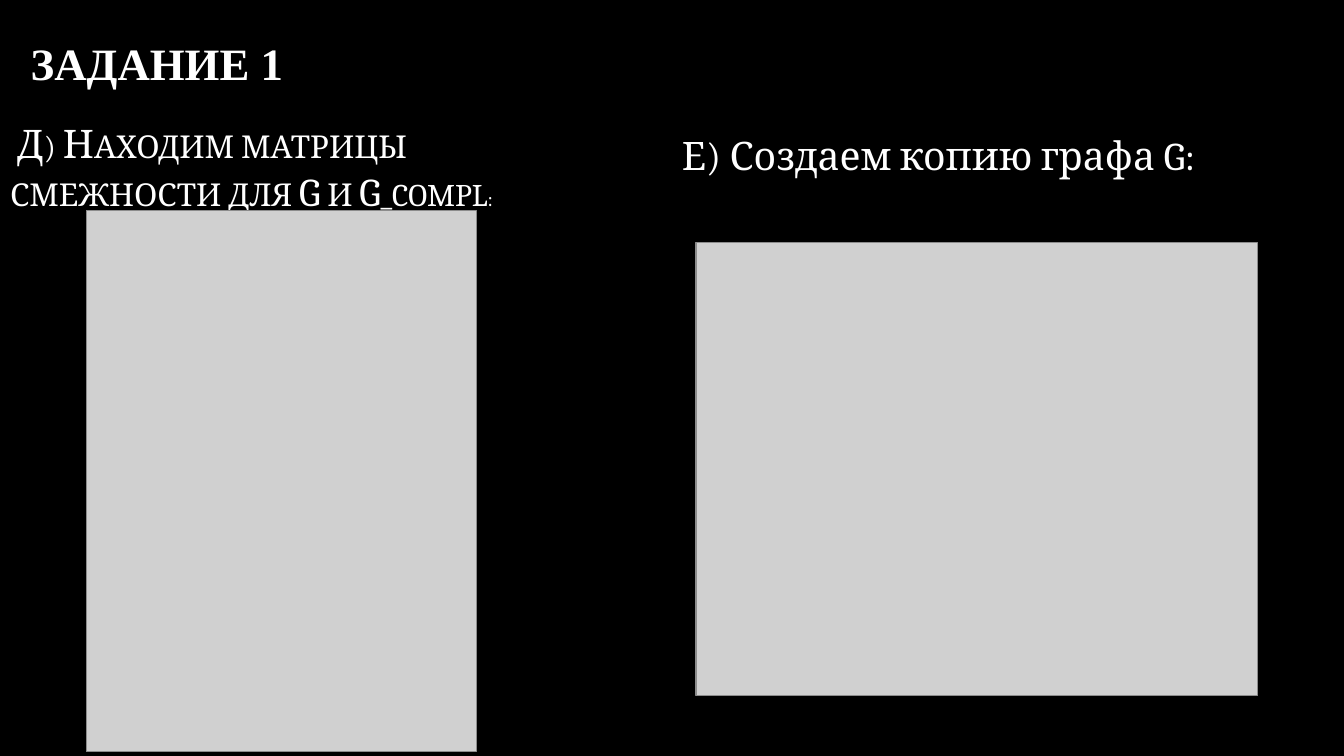
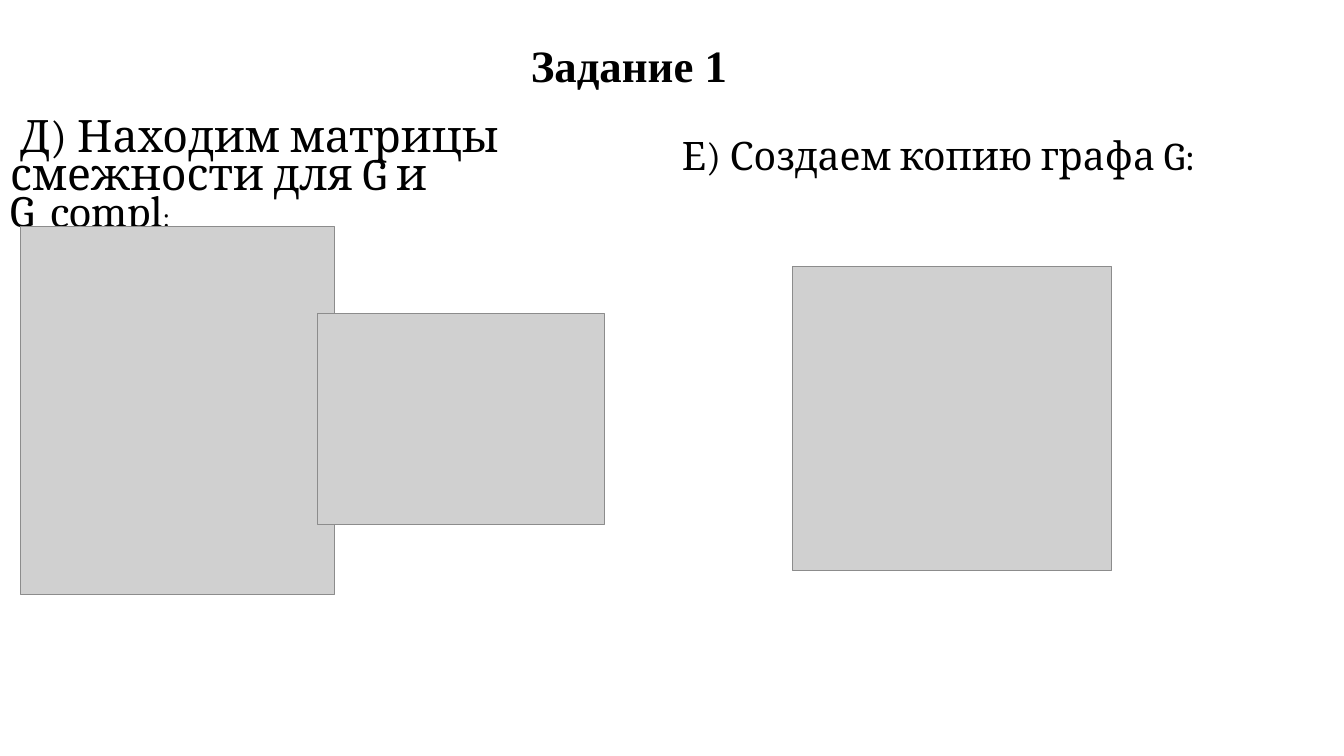
Before and after one commit to Lustitel/PPP_Labs, a slide deck: slide 5 of Lab2 презентация.pptx. Drawn at 1344x756 pixels with LibreOffice and Linux fonts; fonts in the diff are those of the drawing; grey boxes stand for pictures; background and template pictures are left out. Boxes give left, top, right and bottom in pixels: in the first picture for what was removed or moved away, otherwise in the second. Text is boxed around its words. In the diff, an @@ line names an element or a change of style, - is before the commit and + after.

```diff
--- a/Lab2 презентация.pptx
+++ b/Lab2 презентация.pptx
@@ background picture (left out) to #FFFFFF @@
@@ title at [531, 52, 727, 90]: text changed; text colour gradient #FFFFFF to #A6A6A6 to #000000 @@
-ЗАДАНИЕ 1
+Задание 1
@@ text "Д) Находим матрицы смежности для ..." at [10, 120, 499, 238]: size 28.1 to 31.9 pt, text colour gradient #FFFFFF to #BFBFBF to #000000, small capitals off; size 18.2 to 20.6 pt in "G_compl:"; line spacing 1 to 0.7; less space between paragraphs; vertical alignment middle to top @@
@@ text "Е) Создаем копию графа G:" at [682, 140, 1195, 180]: text colour #FFFFFF to #000000 @@
@@ picture added at [20, 227, 335, 595] @@
@@ picture removed at [86, 211, 476, 752] @@
@@ picture removed at [696, 243, 1257, 696] @@
@@ picture added at [792, 266, 1112, 571] @@
@@ picture added at [318, 314, 604, 524] @@
```
Also in this commit, not shown: 24 other slides changed, 1 other file.
